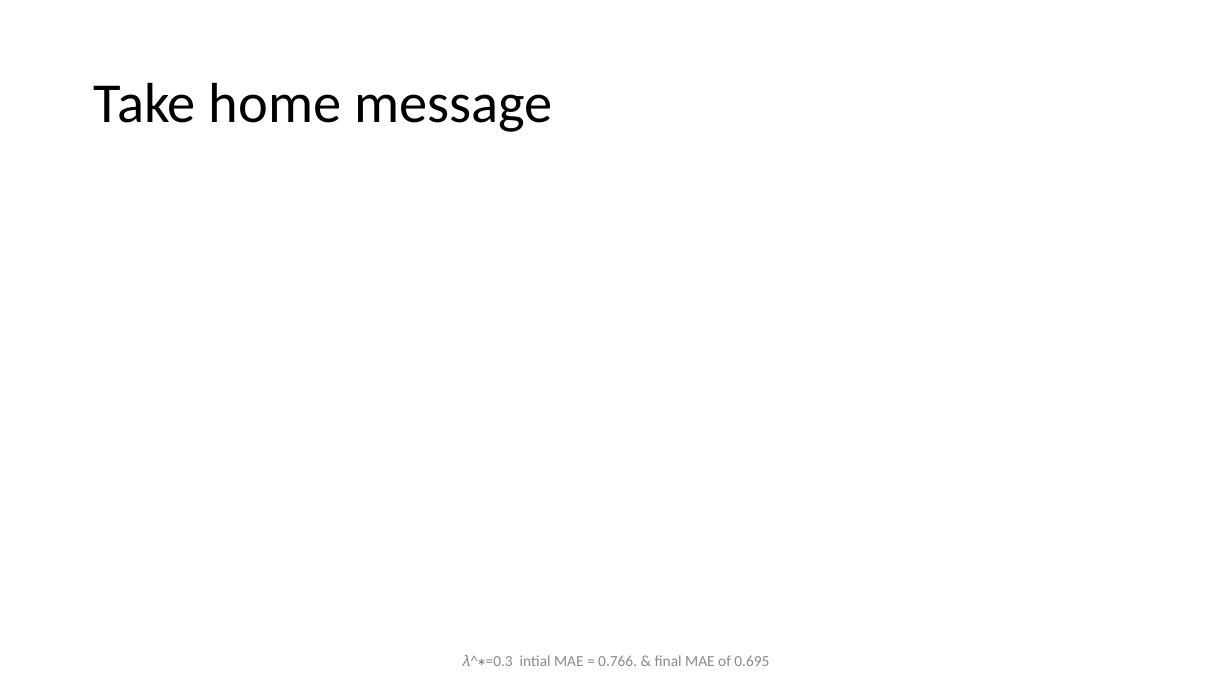
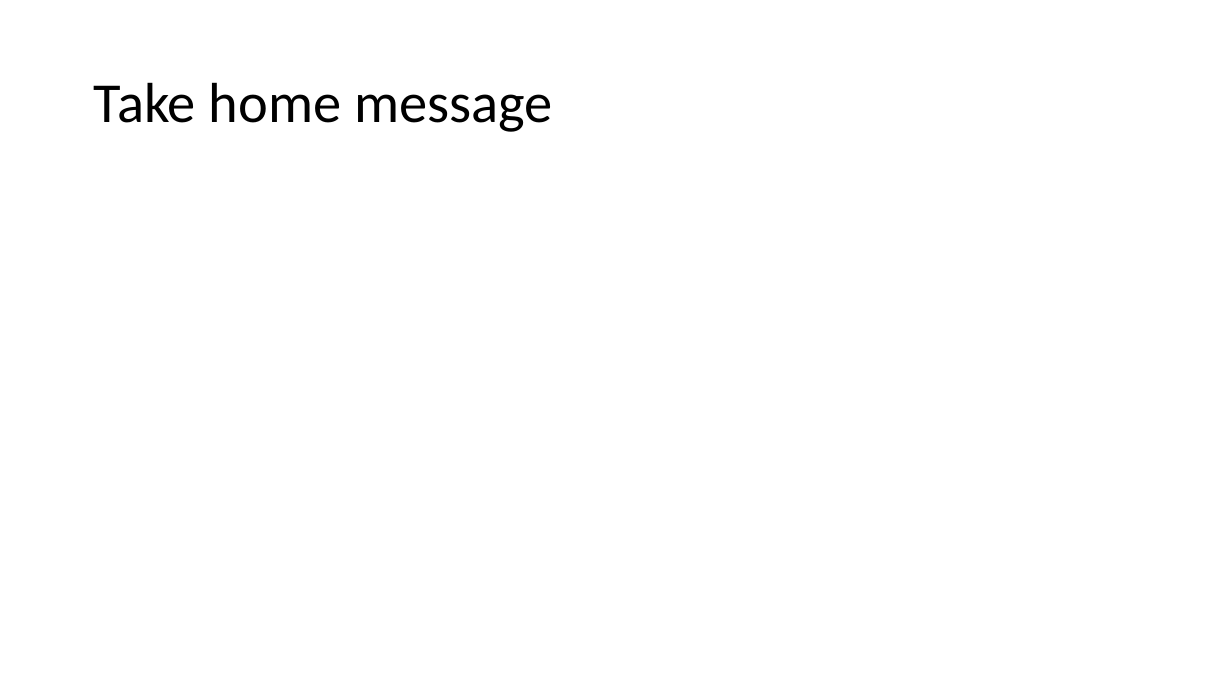
Before and after one commit to usef-kh/MovieLens-Recommendation-System, a slide deck: slide 25 of Understanding Recommendation Systems_Marco.pptx (slide 22 before the commit). Drawn at 1232x693 pixels with LibreOffice and Linux fonts; fonts in the diff are those of the drawing. Boxes give left, top, right and bottom in pixels: in the first picture for what was removed or moved away, otherwise in the second. Text is boxed around its words. In the diff, an @@ line names an element or a change of style, - is before the commit and + after.

```diff
--- a/Understanding Recommendation Systems_Marco.pptx
+++ b/Understanding Recommendation Systems_Marco.pptx
@@ text removed at (462, 655, 769, 666) @@
-𝜆^∗=0.3 intial MAE = 0.766. & final MAE of 0.695
```
Also in this commit, not shown: 13 other slides changed, 6 slides added, 3 slides removed, 2 other files.
